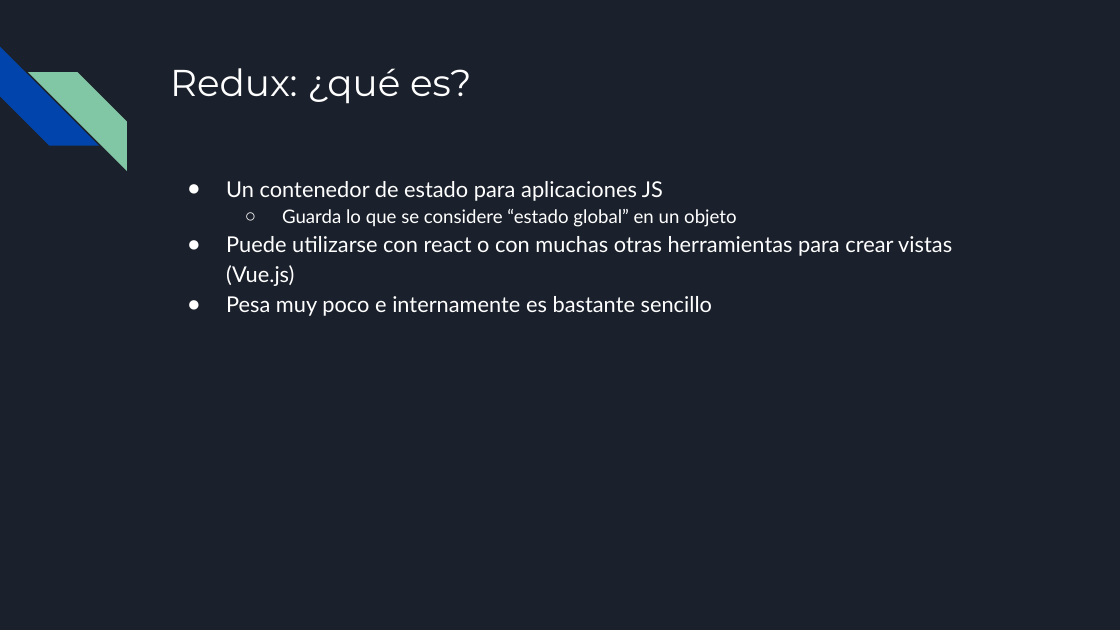
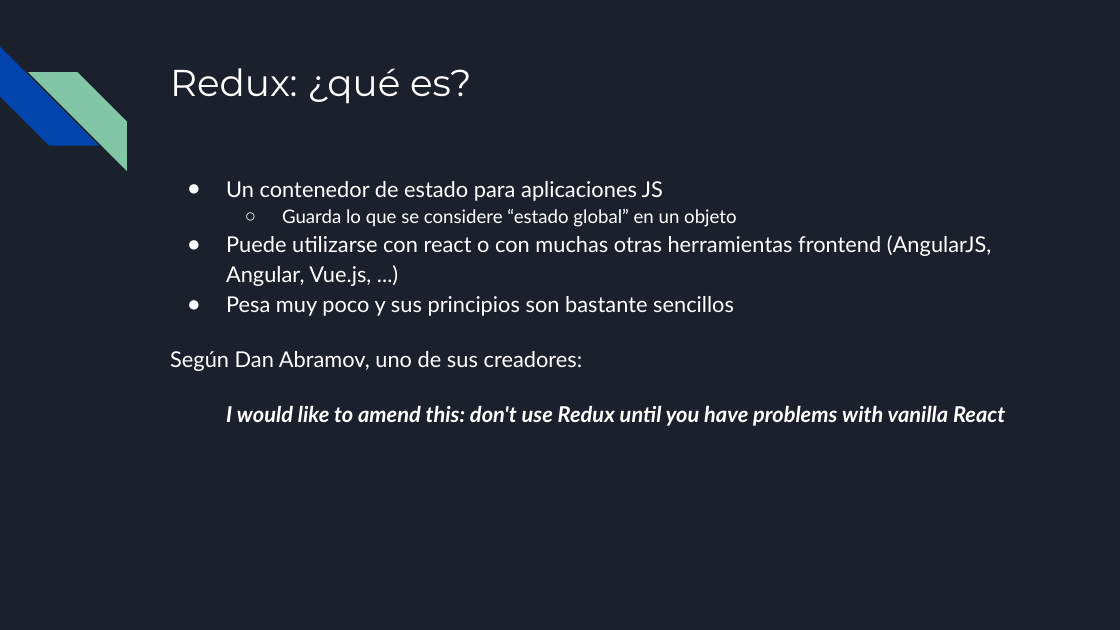
Before and after one commit to francisco-pinchentti/react-basics, a slide deck: slide 17 of docs/React.odp. Drawn at 1120x630 pixels with LibreOffice and Linux fonts; fonts in the diff are those of the drawing. Boxes give left, top, right and bottom in pixels: in the first picture for what was removed or moved away, otherwise in the second. Text is boxed around its words. In the diff, an @@ line names an element or a change of style, - is before the commit and + after.

Commit message:
updated presentation: redux, test, summary

```diff
--- a/docs/React.odp
+++ b/docs/React.odp
@@ text at (x1=170, y1=235, x2=1005, y2=426): text changed @@
-● Puede utilizarse con react o con muchas otras herramientas para crear vistas (Vue.js)
-● Pesa muy poco e internamente es bastante sencillo
+● Puede utilizarse con react o con muchas otras herramientas frontend (AngularJS, Angular, Vue.js, ...)
+● Pesa muy poco y sus principios son bastante sencillos
+Según Dan Abramov, uno de sus creadores:
+I would like to amend this: don't use Redux until you have problems with vanilla React
```
Also in this commit, not shown: 5 other slides changed, 5 slides added, 1 slide removed.
